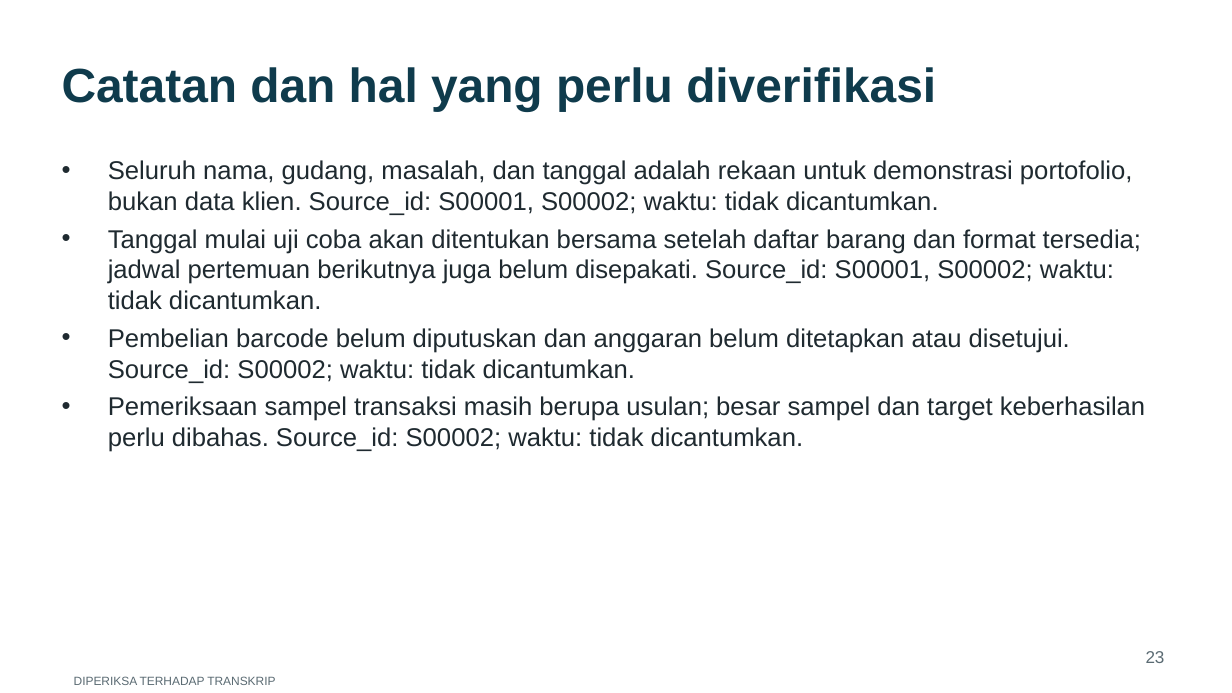
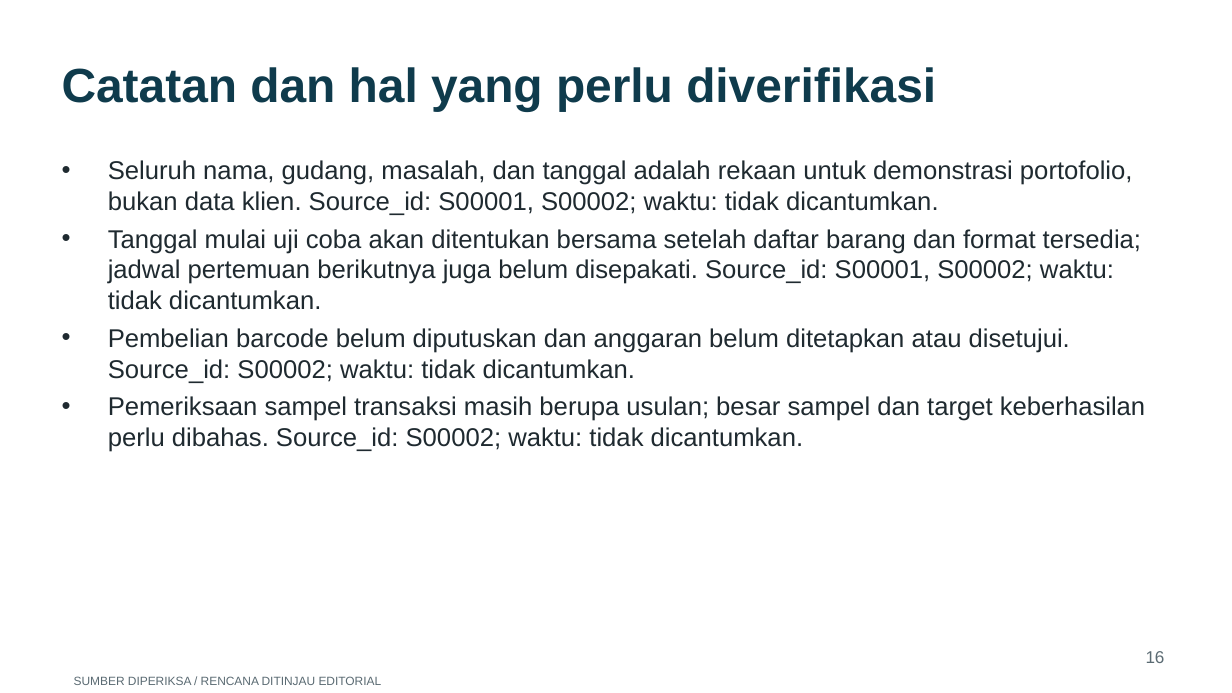
Before and after one commit to briannaufal211/personal-portfolio, a slide deck: slide 16 of assets/demo/n8n-presentation.pptx (slide 23 before the commit). Drawn at 1232x693 pixels with LibreOffice and Linux fonts; fonts in the diff are those of the drawing. Boxes give left, top, right and bottom in pixels: in the first picture for what was removed or moved away, otherwise in the second. Text is boxed around its words. In the diff, an @@ line names an element or a change of style, - is before the commit and + after.

Commit message:
Add Indonesian voiceover, full-screen n8n footage and editorially revised demo outputs

```diff
--- a/assets/demo/n8n-presentation.pptx
+++ b/assets/demo/n8n-presentation.pptx
@@ text at (1146,651,1165,663): text changed @@
-23
+16
@@ text at (74,676,382,685): text changed @@
-DIPERIKSA TERHADAP TRANSKRIP
+SUMBER DIPERIKSA / RENCANA DITINJAU EDITORIAL
```
Also in this commit, not shown: 12 other slides changed, 3 slides added, 10 slides removed, 8 other files.
